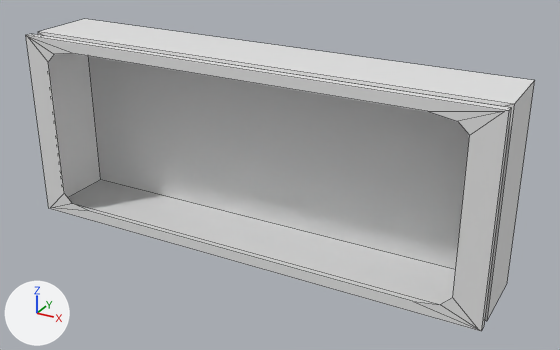
The FBX model Assets/Visuals/Models/Station/Lamp_Big.fbx: old version first, new version second.
Rendered twice from a 50 mm camera at (0.735, -1.326, 0.583) aimed at (0.058, -0.095, -0.032). The lights are fixed; the arrows at lower left show +X, +Y and +Z. Mesh edges are drawn as thin lines. Where no turn or scale is listed for an object, it has been applied to the vertices.

Names of what the first picture shows: 'Lamp_Big'.
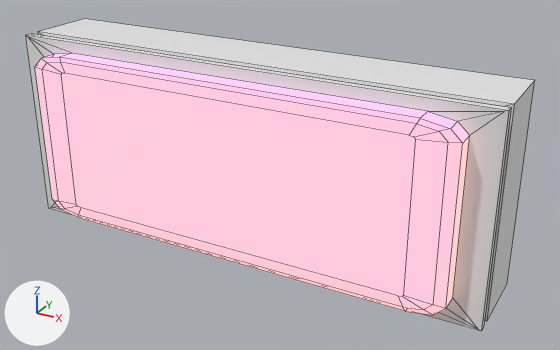
Boxes (x1, y1, x2, y2) around the edits, measured in the pictures (560 x 350 px):
part 1 of me_cube_030, added: after (35, 53, 470, 315)

Patch to the scene script:
```diff
--- a/Assets/Visuals/Models/Station/Lamp_Big.fbx.py
+++ b/Assets/Visuals/Models/Station/Lamp_Big.fbx.py
@@ mat_default @@
+mat_default = principled_material('Default')
+mat_default.base_color = (0.8, 0.8, 0.8)  # white #e7e7e7
@@ mat_emission @@
+mat_emission = principled_material('Emission')
+mat_emission.base_color = (0.0, 0.00242, 0.8)  # blue #0008e7
+mat_emission.emission_color = (1.0, 0.568, 0.265)  # beige #ffc78d
+mat_emission.emission_strength = 1.0
@@ me_cube_030 @@
 # used by ob_lamp_big; location = (0.0, 0.0, 0.0)
-me_cube_030.from_pydata(...)  # 40 vertices, 33 faces; spans x -0.5..0.5, y -0.18..0.0, z -0.2..0.2
+me_cube_030.from_pydata(...)  # 76 vertices, 70 faces; spans x -0.5..0.5, y -0.221..0.0, z -0.2..0.2
+# me_cube_030 part 1
+# 24 vertices are added at x -0.423..0.423, y -0.221..-0.22, z -0.169..0.169
+# 12 new vertices lie (0.0, -0.037, 0.0) away from vertices in x -0.445..0.445, y -0.18, z -0.178..0.178
+# 37 new faces join them, mat_emission (blue #0008e7)
+me_cube_030.materials.append(mat_default)  # white #e7e7e7
+me_cube_030.materials.append(mat_emission)  # blue #0008e7
```
